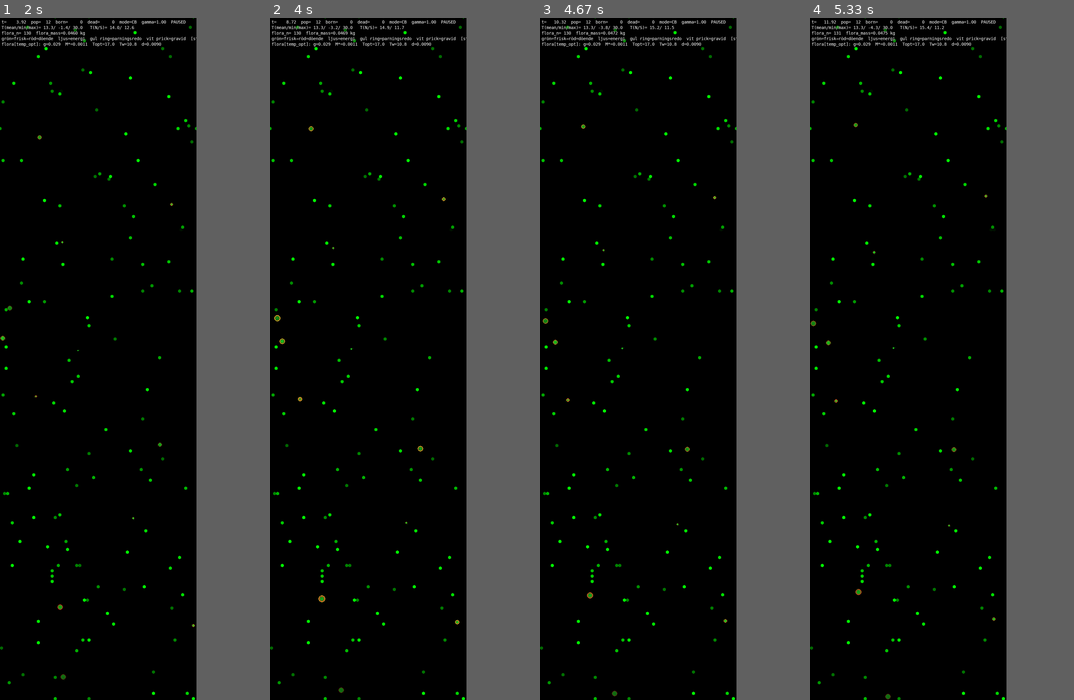
Above: before the commit, frames 1-4 (left to right).
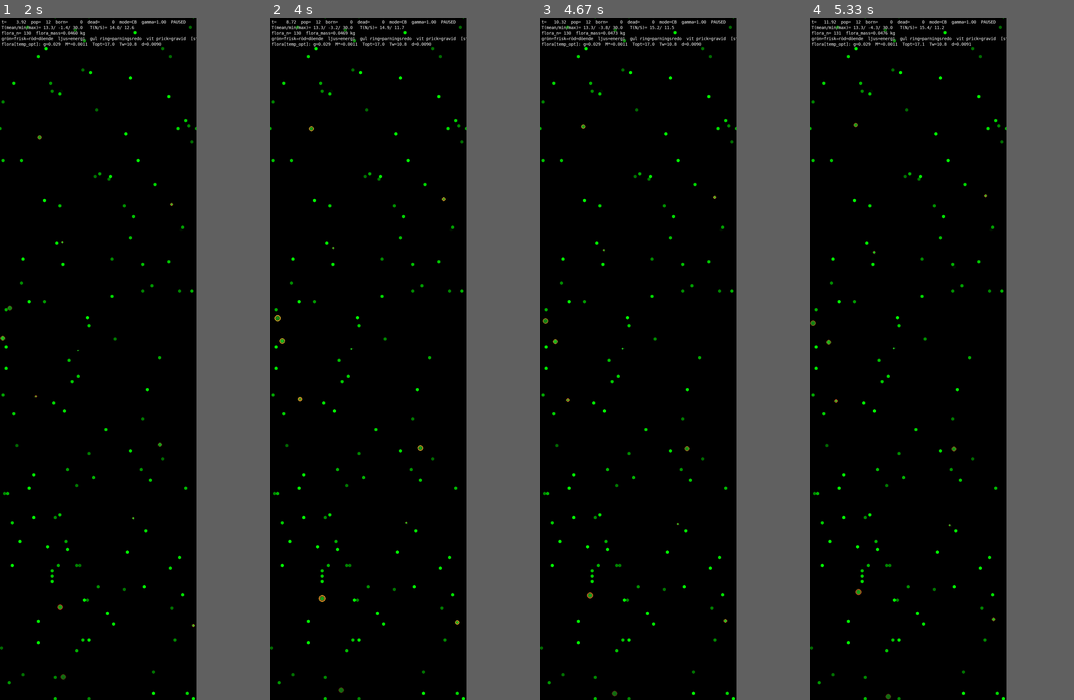
Above: after the commit, the same moments.

Repository: JoakimStorck/nep-process
Game: pygame game, started from nep_gui_launcher.py
Two runs of this game, one before a commit and one after it. Both use one fixed random seed, a clock stepped at 60 frames per second and the inputs below.
Inputs:
- Up to frame 1 (2 s): click "START" at 0.38 s; tap Space at 0.67 s; tap 1 at 1 s
- Up to frame 2 (4 s): no input
- Up to frame 3 (4.67 s): no input
- Up to frame 4 (5.33 s): no input

Frame 1 is identical in both runs. In frame 2, less than 0.1% of the frame differs, in the area x 1-72%, y 15-89%; in frame 3, less than 0.1%; in frame 4, less than 0.1%, in the area x 0-71%, y 1-100%.

Commit message:
Commit: Återför icke assimilerad massa som detritus
Den ätna massan försvann ur modellen: kroppsmassan växer ur
energibudgeten och det ingesterade bokfördes ingenstans. Uppmätt över
6000 tick växte faunan nästan två kilo medan detritus förblev noll.

_excrete() återför den fraktion som inte assimileras till cellen.
Andelen följer av substratets strukturandel och matsmältningens
verkningsgrad, och exkrementet är mer strukturrikt än födan eftersom
strukturmaterialet passerar i sin helhet.

Den aktiva mängdens uppdateringar batchas, eftersom np.append per
händelse dög för sällsynta kadaver men inte för exkretion varje tick.
Dedupliceringen i flush är nödvändig: en cell som töms och fylls igen
innan flush hamnar annars två gånger, vilket invariantsviten fångade.

Full massaslutning kräver massabaserad reserv och hör till Steg 6b.

Diff:
--- a/agent.py
+++ b/agent.py
@@ -2219,7 +2219,40 @@
             amount=want_kg,
             prefer_detritus=True,
         )
+
+        self._excrete(world, got_l, e_l)
+        self._excrete(world, got_d, e_d)
+
         return float(got_l), float(got_d), float(e_l), float(e_d)
+
+    def _excrete(self, world: World, mass_kg: float, energy_J: float) -> None:
+        """
+        Återför den massa som inte assimileras till cellen som detritus.
+
+        Utan detta försvinner allt ätet ur modellen: kroppsmassan växer ur
+        energibudgeten och den ingesterade massan bokförs ingenstans.
+
+        Den assimilerade massandelen är den labila fraktion som faktiskt smälts,
+        alltså (1 - struktur) * matsmältningsverkningsgrad. Resten passerar
+        igenom. Eftersom strukturmaterialet passerar i sin helhet medan bara en
+        del av det labila gör det, är exkrementet mer strukturrikt än födan —
+        betning koncentrerar segt material i detrituspoolen.
+        """
+        m = float(mass_kg)
+        if m <= 1e-15:
+            return
+
+        e_lab = float(self.AP.E_labile_J_per_kg)
+        s_in = 1.0 - (float(energy_J) / max(m * e_lab, 1e-30))
+        s_in = min(1.0, max(0.0, s_in))
+
+        assim_frac = (1.0 - s_in) * digestion_efficiency(s_in)
+        out_kg = m * max(0.0, 1.0 - assim_frac)
+        if out_kg <= 1e-15:
+            return
+
+        s_out = min(1.0, max(0.0, m * s_in / out_kg))
+        world.excrete_at(self.x, self.y, out_kg, s_out)
 
 
     def _activity_proxy(
--- a/invariants.py
+++ b/invariants.py
@@ -423,6 +423,8 @@
     world = pop.world
     out: list[Violation] = []
 
+    if hasattr(world, "_detritus_flush"):
+        world._detritus_flush()
     member = getattr(world, "_detritus_member", None)
     active = getattr(world, "_detritus_active", None)
     if member is None or active is None:
--- a/world.py
+++ b/world.py
@@ -157,6 +157,15 @@
         # dog. Styr nedbrytningstakten: högstrukturerat material bryts ner
         # långsammare. Samma kadensklass och samma aktiva mängd som detritus.
         self.detritus_structure = np.zeros(nc, dtype=np.float32)
+
+        # Ackumulerad exkreterad massa sedan senaste ledgeruppdatering.
+        self._dM_excreted = 0.0
+
+        # Aktiveringar och avaktiveringar samlas och slås ihop en gång per tick.
+        # Att göra dem direkt mot arrayen kostade O(n) per händelse, vilket dög
+        # för sällsynta kadaver men inte för exkretion i varje betningshändelse.
+        self._detritus_pending: list[int] = []
+        self._detritus_dirty = False
 
         # --- härledda: flödesstyrkan är noll tills hydro räknar grannflöde ---
         self.flow_strength = 0.0
@@ -293,11 +302,31 @@
         self._update_temperature()
 
     def _detritus_activate(self, cell: int) -> None:
-        """Markera en cell som nollskild. Idempotent."""
+        """Markera en cell som nollskild. Idempotent, O(1)."""
         c = int(cell)
         if not self._detritus_member[c]:
             self._detritus_member[c] = True
-            self._detritus_active = np.append(self._detritus_active, np.int32(c))
+            self._detritus_pending.append(c)
+
+    def _detritus_flush(self) -> None:
+        """
+        Slå ihop väntande aktiveringar och släpp avaktiverade celler.
+
+        Dedupliceringen är nödvändig och inte defensiv: en cell som töms och
+        fylls igen innan flush hinner köra hamnar annars två gånger i mängden,
+        eftersom medlemsflaggan är sann både före och efter.
+        """
+        if self._detritus_pending:
+            add = np.asarray(self._detritus_pending, dtype=np.int32)
+            self._detritus_active = np.concatenate((self._detritus_active, add))
+            self._detritus_pending = []
+            self._detritus_dirty = True
+        if self._detritus_dirty:
+            act = self._detritus_active
+            if act.size:
+                act = act[self._detritus_member[act]]
+                self._detritus_active = np.unique(act).astype(np.int32, copy=False)
+            self._detritus_dirty = False
 
     def _detritus_add(self, cell: int, amount: float, structure: float) -> None:
         """
@@ -328,12 +357,12 @@
             self.detritus[c] = np.float32(0.0)
             self.detritus_structure[c] = np.float32(0.0)
             self._detritus_member[c] = False
-            act = self._detritus_active
-            self._detritus_active = act[act != np.int32(c)]
+            self._detritus_dirty = True
 
     @property
     def detritus_active_cells(self) -> np.ndarray:
         """Celler med nollskilt detritus. Läsvy för pass och diagnostik."""
+        self._detritus_flush()
         return self._detritus_active
 
     @property
@@ -398,6 +427,7 @@
         I patch 1 görs endast enkel decay av detritus. Ingen diffusion och ingen
         överföring till nutrient ännu. Source of truth är self.detritus.
         """
+        self._detritus_flush()
         act = self._detritus_active
         if act.size == 0:
             return 0.0, 0.0
@@ -592,6 +622,23 @@
         got_d, e_d = self._consume_from_field(self.detritus, x, y, amt)
         return 0.0, float(got_d), 0.0, float(e_d)
 
+    def excrete_at(self, x: float, y: float, amount_kg: float, structure: float) -> float:
+        """
+        Återför icke assimilerad massa till cellen som detritus.
+
+        Till skillnad från add_carcass sprids inget: exkrementet hamnar där
+        organismen står. Returnerar tillförd massa för ledgern.
+        """
+        amt = float(amount_kg)
+        if not (math.isfinite(amt) and amt > 0.0):
+            return 0.0
+        if not (math.isfinite(float(x)) and math.isfinite(float(y))):
+            return 0.0
+        cell = int(self.grid.cell_of(float(x), float(y)))
+        self._detritus_add(cell, amt, float(structure))
+        self._dM_excreted += amt
+        return amt
+
     def add_carcass(self, x: float, y: float, amount_kg: float, rad: int = 3,
                     structure: float = 0.45) -> None:
         """
